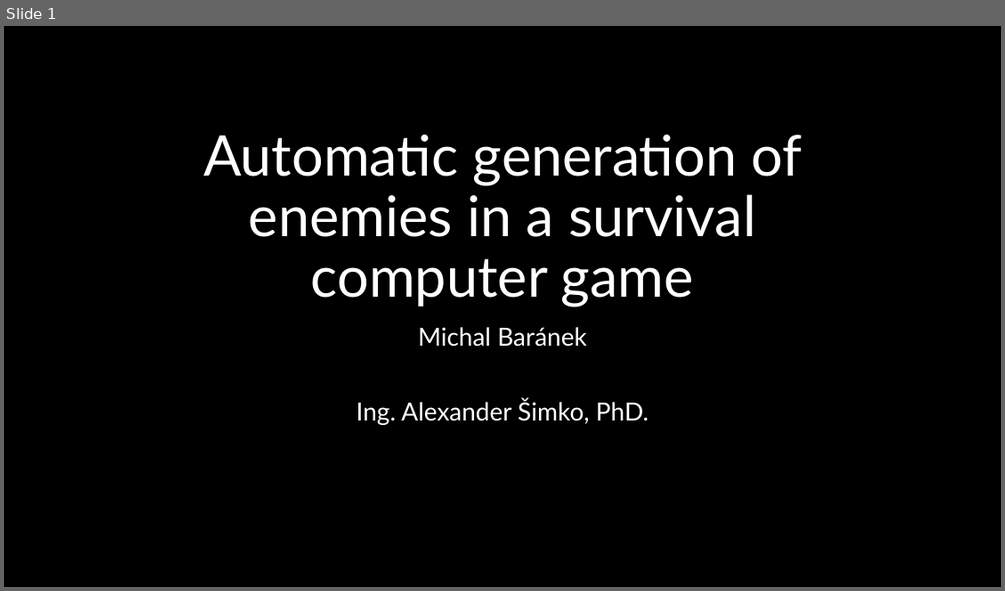
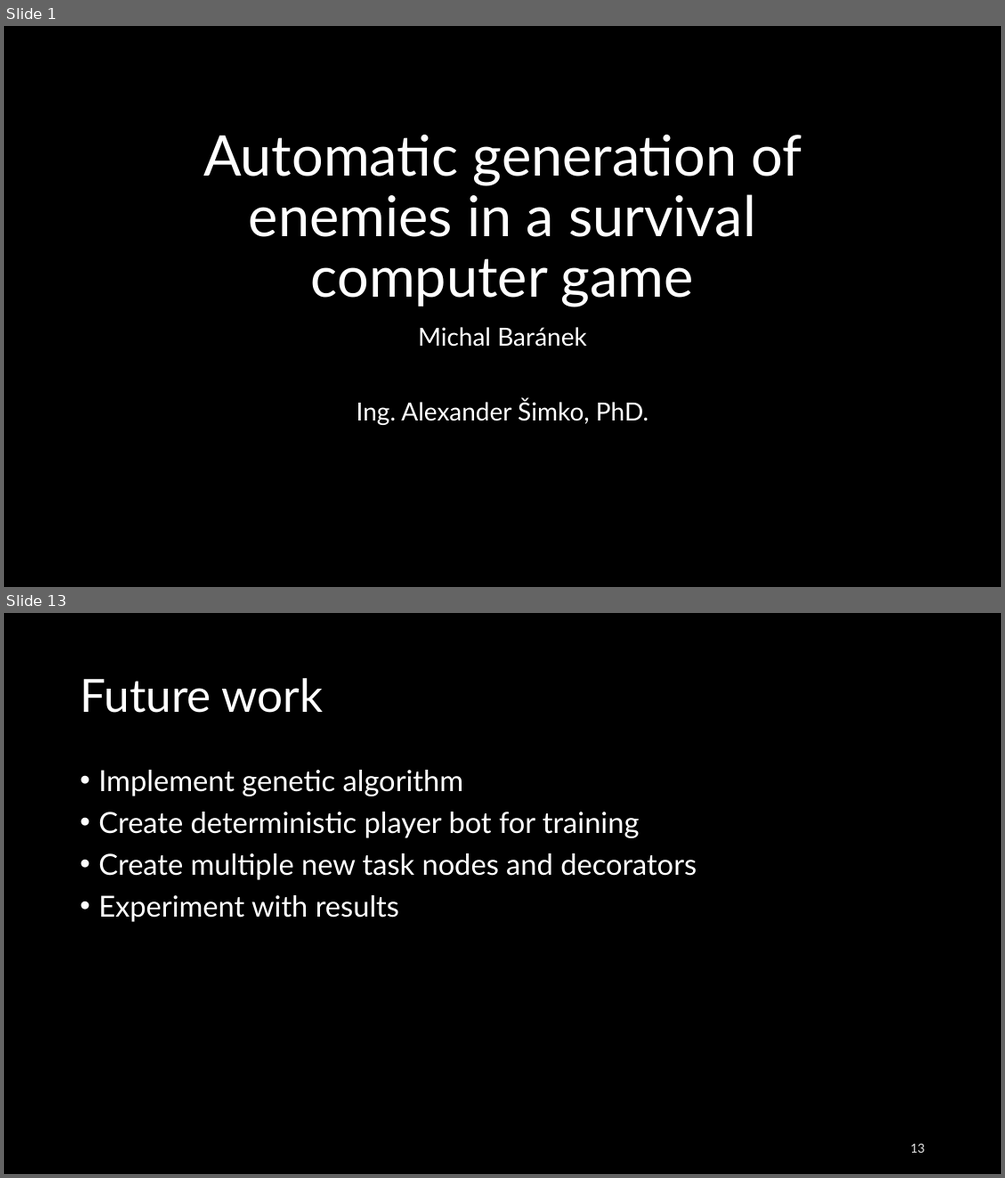
Before and after one commit to Raamxie/BGEN, a slide deck: Automatic generation of enemies in a survival computer.pptx. Shown one above the other, each under a label of ours: slide 1 before the commit, slides 1 and 13 after it; the slides between them are not shown. The pictures are 1005x591 and 1005x1178 pixels, drawn with LibreOffice and Linux fonts; fonts in the diff are those of the drawing. Boxes give left, top, right and bottom in pixels: in the first picture for what was removed or moved away, otherwise in the second. Text is boxed around its words. In the diff, an @@ line names an element or a change of style, - is before the commit and + after.

```diff
--- a/Automatic generation of enemies in a survival computer.pptx
+++ b/Automatic generation of enemies in a survival computer.pptx
@@ slide 13 added at (4, 613, 1001, 1174), background #000000 @@
@@ title added at (80, 678, 324, 713), 44 pt, text #FFFFFF @@
+Future work
@@ text added at (98, 770, 696, 922), 28 pt, text #FFFFFF @@
+• Implement genetic algorithm
+• Create deterministic player bot for training
+• Create multiple new task nodes and decorators
+• Experiment with results
@@ page number added at (910, 1143, 924, 1152), 12 pt, text #EAEAEA @@
+13
```
Also in this commit, not shown: 6 slides changed, 5 other slides added, 1 slide removed, 9 other files.
